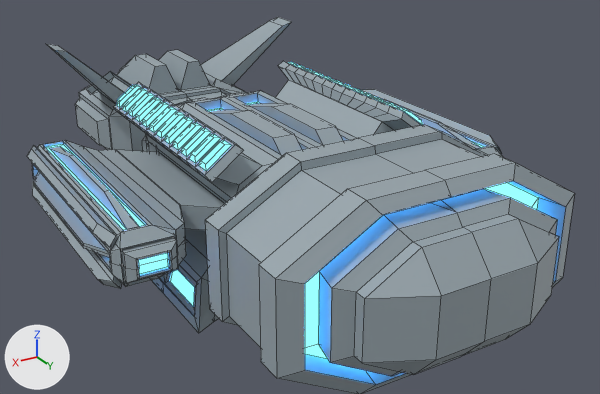
Before and after pictures for a commit that changed the Blender file Assets/Blender/pc_1.blend.
Camera for both pictures: a 50 mm lens placed at (4.14, 6.49, 3.36), pointed at (-0.35, -0.98, -0.37). Arrows for +X, +Y and +Z are at lower left; the lights stay in place. Mesh edges are drawn as thin lines.

Before the edit, the objects in view are built like this:
```python
me_sphere = bpy.data.meshes.new('Sphere')
me_sphere.from_pydata(...)  # 772 vertices, 767 faces; spans x -1.62..1.62, y -5.26..2.44, z -0.88..1.09
# faces by material slot: [730, 37]
me_sphere.materials.append(mat_material_001)  # picture img_palette_1_png_001
me_sphere.materials.append(mat_material_002)  # blue #42a7ff
me_sphere_002 = bpy.data.meshes.new('Sphere.002')
me_sphere_002.from_pydata(...)  # 174 vertices, 172 faces; spans x -1.28..-0.88, y -2.43..0.11, z 0.47..0.83
# faces by material slot: [112, 60]
me_sphere_002.materials.append(mat_material_001)  # picture img_palette_1_png_001
me_sphere_002.materials.append(mat_material_002)  # blue #42a7ff
me_sphere_006 = bpy.data.meshes.new('Sphere.006')
me_sphere_006.from_pydata(...)  # 320 vertices, 324 faces; spans x 0.88..1.57, y -2.94..0.41, z -0.95..-0.47
# faces by material slot: [316, 8]
me_sphere_006.materials.append(mat_material_001)  # picture img_palette_1_png_001
me_sphere_006.materials.append(mat_material_002)  # blue #42a7ff
ob_pc = bpy.data.objects.new('pc', me_sphere)
ob_pc.location = (0.0, 0.0, 0.0)
ob_sensors_l = bpy.data.objects.new('sensors.l', me_sphere_006)
ob_sensors_l.parent = ob_pc
ob_sensors_l.location = (0.0, 0.0, 0.0)
ob_shield_r = bpy.data.objects.new('shield.r', me_sphere_002)
ob_shield_r.parent = ob_pc
ob_shield_r.location = (0.0, 0.0, 0.0)
# also in view: 'engine.l' at (-1.84, -1.11, 0.0); 'engine.r' at (1.84, -1.11, 0.0); 'shield.l' at (1.08, -1.16, 0.65)
```
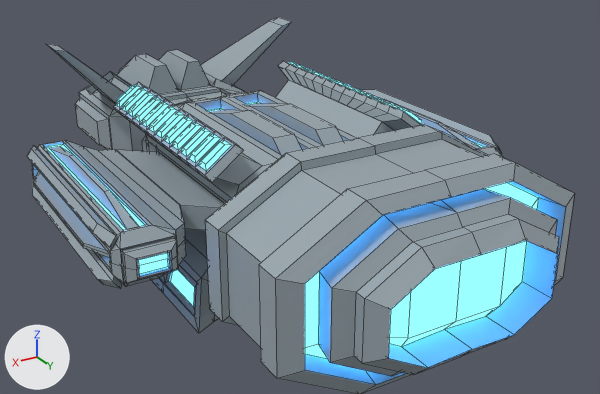
Changed parts and their boxes [x1, y1, x2, y2] in the pictures (600 x 394 px):
part 1 of me_sphere, built on
    both: [362, 219, 559, 375]

Diff of the bpy script that builds the scene:
```diff
--- a/Assets/Blender/pc_1.blend.py
+++ b/Assets/Blender/pc_1.blend.py
@@ me_sphere @@
 # used by ob_pc; location = (0.0, 0.0, 0.0)
-me_sphere.from_pydata(...)  # 772 vertices, 767 faces; spans x -1.62..1.62, y -5.26..2.44, z -0.88..1.09
+me_sphere.from_pydata(...)  # 792 vertices, 787 faces; spans x -1.62..1.62, y -5.26..2.32, z -0.88..1.09
+# me_sphere part 1
+# 4 vertices are removed from x -0.49..0.49, y 2.44, z -0.28..0.28
+# 12 faces are deleted
+# 2 vertices move from x 0.0, y 2.44, z -0.28..0.28 to x 0.0, y 2.31, z -0.43..0.43
+# 16 vertices are added at x -0.86..0.86, y 1.96..2.09, z -0.44..0.44
+# 8 new vertices lie (0.0, 0.35, 0.0) away from vertices in x -0.86..0.86, y 1.97, z -0.44..0.44
+# 20 new faces join them, mat_material_001 (picture img_palette_1_png_001)
+# 12 new faces join them, mat_material_002 (blue #42a7ff)
 me_sphere.materials.append(mat_material_001)
```
